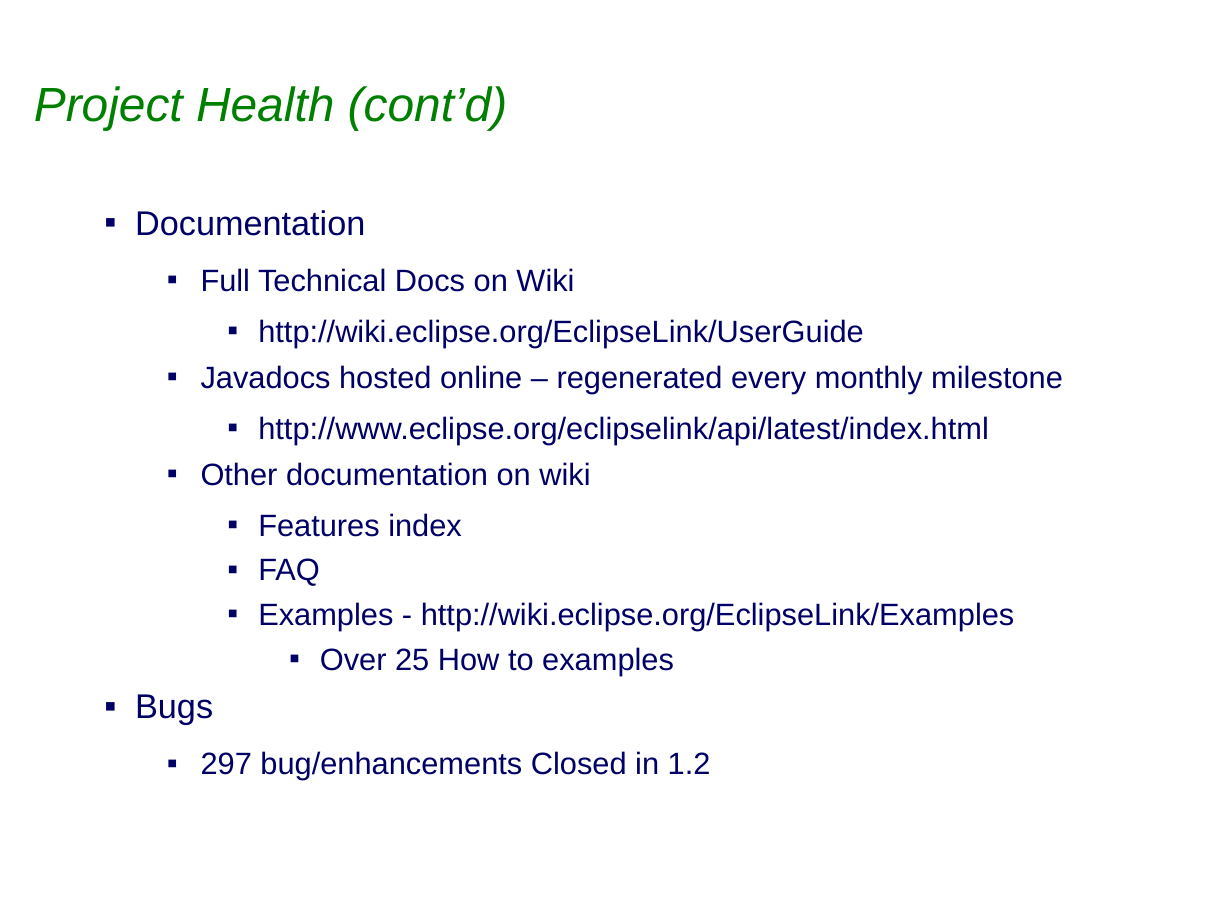
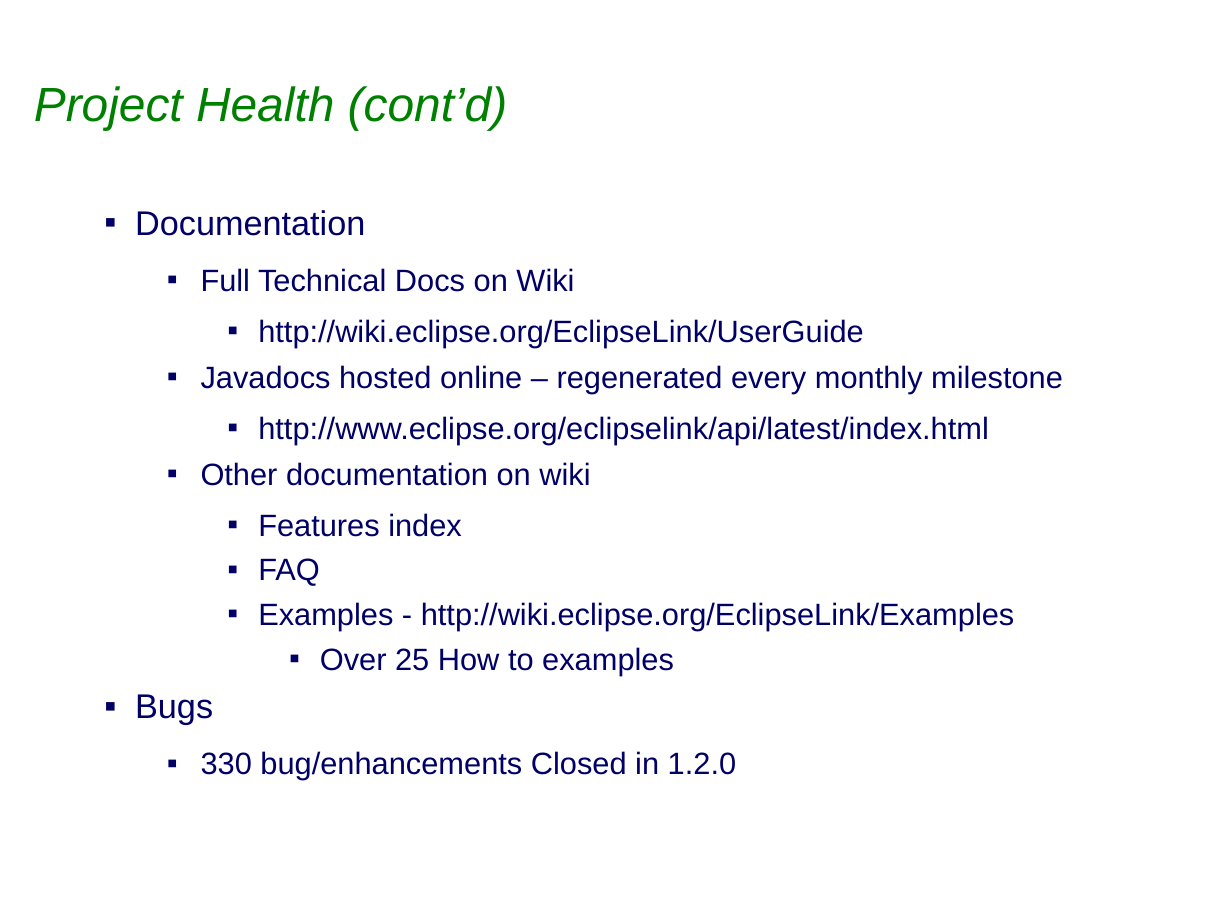
Before and after one commit to eclipse-ee4j/eclipselink, a slide deck: slide 7 of project-admin/Eclipselink_1.2.0_Release_Review.ppt (slide 8 before the commit). Drawn at 1232x924 pixels with LibreOffice and Linux fonts; fonts in the diff are those of the drawing; background and template pictures are left out. Boxes give left, top, right and bottom in pixels: in the first picture for what was removed or moved away, otherwise in the second. Text is boxed around its words. In the diff, an @@ line names an element or a change of style, - is before the commit and + after.

```diff
--- a/project-admin/Eclipselink_1.2.0_Release_Review.ppt
+++ b/project-admin/Eclipselink_1.2.0_Release_Review.ppt
@@ text at [201,751,736,780]: text changed @@
-  ▪ 297 bug/enhancements Closed in 1.2
+  ▪ 330 bug/enhancements Closed in 1.2.0
```
Also in this commit, not shown: 9 other slides changed, 1 slide removed, 1 other file.
